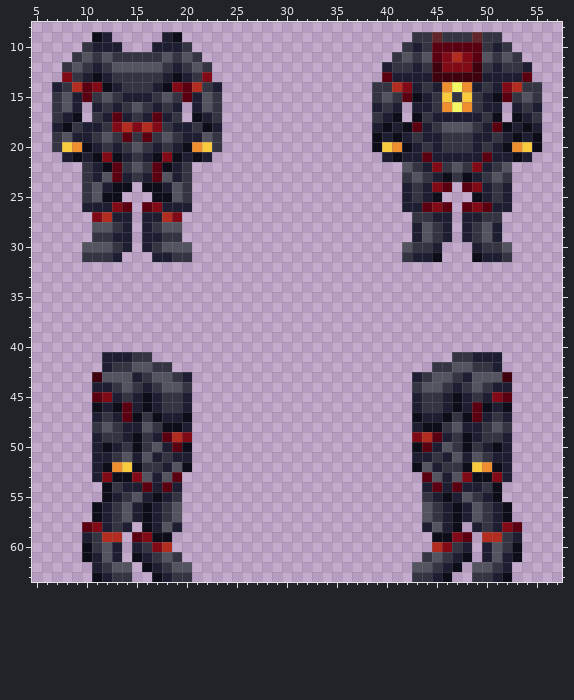
File history of a pixel-art sprite, Resources/Textures/Clothing/OuterClothing/Hardsuits/security.rsi/equipped-OUTERCLOTHING-reptilian.png. The picture above is the old version.
The file is 64x64 pixels. Colours within 5 levels of each other are drawn and written as one. Shown: x 5..57, y 8..63.
And afterwards:
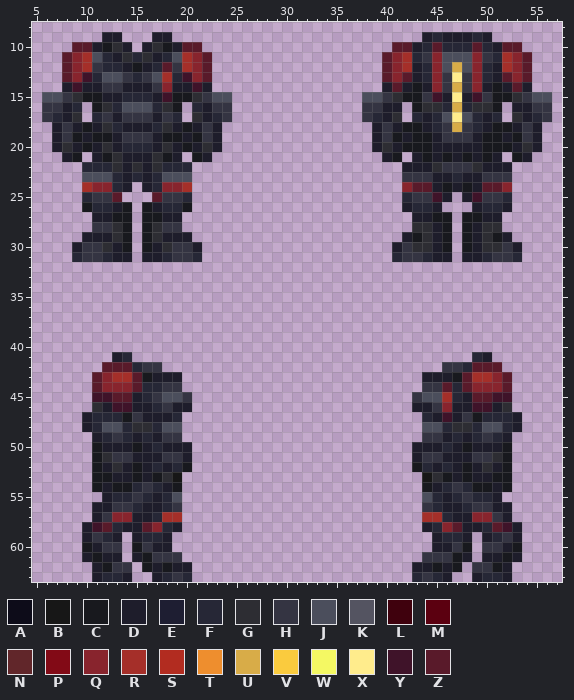
Palette (. is transparent): A #0d0c19  B #171717  C #18191e  D #1e1d2b  E #1e1e32  F #262736  G #2d2d33  H #343442  J #4b4e5c  K #545461  L #3f010d  M #5b0010  N #61262a  P #820a16  Q #88242d  R #a52f29  S #b22c20  T #ee8e2e  U #d8ac48  V #facb3e  W #f4f863  X #ffec8c  Y #3f1329  Z #591a2a
Edits made:
@@ x 5..57 @@
  8 .....................................................
- 9 ......AE.....EA.......................HHNHHHNHH......
-10 .....HEEE...EEEH.....................HEHMMMMMHEH.....
-11 ....HKHKHHHHHKHKH...................HKHKMPSPMKHKH....
-12 ...HKHEHKKKKKHEHKH.................EHHEHLPPPLHEHHE...
-13 ...PHEAEHHHHHEAEHP.................MEEEELLLLLEEEEM...
-14 ..EHSMPAEHHHEAPMSHE...............HHSPEHETWTEHEPSHH..
-15 ..HKEMHKHEEEHKHMEKH...............HKHMAEHVHVHEAMHKH..
-16 ..HKE.EHEHKHEHE.EKH...............EHE.EEHTWTHEE.EHE..
-17 ..HEA.HEMEHEMEH.AEH...............HEA.AHEEEEEHA.AEH..
-18 ..EAHEEHPSPSPHEEHAE...............EAEAMEHKKKHEMAEAE..
-19 ..HKEEHKHMHMHKHEEKH...............AEAEHEEHHHEEHEAEA..
-20 ..HVTAEHEHKHEHEATVH...............AVTAEHEHHHEHEATVA..
-21 ...EAEAPAEHEAPAEAE.................EAEEMEEEEEMEEAE...
-22 .....HEAMHKHMAEH.....................KHEPHKHPEHK.....
-23 .....HEKMEHEMKEH.....................HKHEAHAEHKH.....
-24 .....HKEAA.AAEKH.....................EHEPM.MPEHE.....
-25 .....HKAA...AAKH.....................EHEA...AEHE.....
-26 .....EEEPM.MPEEE.....................EEMPM.MPMEE.....
-27 ......PSEE.EESP.......................HHEE.EEHH......
-28 ......KKHE.EHKK.......................EKHE.EHKE......
-29 ......HHEE.EEHH.......................EKHE.EHKE......
-30 .....KKKHE.EHKKK.....................KHHE...EHHK.....
-31 .....HHHE...EEHH.....................HEEA...AEEH.....
+ 9 .......DD...DD.........................DFDDDFD.......
+10 ....ZZDCGD.DGCDZZ...................ZZDFZFFFZFDZZ....
+11 ...ZQRJFDGFGDFJRQZ.................ZQRFHQJJJQHFRQZ...
+12 ...ZQRHFFDCDFZHRQZ.................ZQRDFQJUJQFDRQZ...
+13 ...ZQYFJJHFHJRFYQZ.................ZQZDFQHXHQFDZQZ...
+14 ...DYDDHHDDDHQDDYD.................DZDCDQHUHQDCDZD...
+15 .JJHGCCDDFFFDYCCGHJJ.............JJHGCCHYDXDYHCCGHJJ.
+16 .HHDF.CGFJJJFGC.FDHH.............HHDD.CGGFUFGGC.DDHH.
+17 .HFDG.FHDHHHDHF.GDFH.............HFDG.FDFJXJFDF.GDFH.
+18 ..DHDCDGFDDDFGDCDHD...............DHDCCDFHUHFDCCDHD..
+19 ..DHCDCCDHHHDCCDCHD...............DHCDCCDHHHDCCDCHD..
+20 ..DGDCDGDFFFDGDCDGD...............DGDCCCDDDDDCCCDGD..
+21 ...DC.DCGDDDGCD.CD.................DC.DCDCDCDCD.CD...
+22 .....FFFGDGDGFFF.....................DDDGHHHGDDD.....
+23 .....JJJFDFDFJJJ.....................HHHDDFDDHHH.....
+24 .....RQQFD.DFQQR.....................QZZDCDCDZZQ.....
+25 .....FHHZ...ZHHF.....................FHHYD.DYHHF.....
+26 .....CFFDC.CDFFC.....................DFFD...DFFD.....
+27 ......DDCC.CCDD.......................DDCC.CCDD......
+28 ......HHGC.CGHH.......................GGDC.CDGG......
+29 .....DDDGC.CGDDD.....................DCGDC.CDGCD.....
+30 ....DHHGDC.CDGHHD...................DHGGDC.CDGGHD....
+31 ....FHHFDD.DDFHHF...................FHHFDD.DDFHHF....
 32 .....................................................
@@ x 5..57 @@
 40 .....................................................
-41 .......EEEHH..............................HHEEE......
-42 .......EHHKKHH..........................HHKKHHE......
-43 ......LKKKEHKKHE......................EHKKHEKKKL.....
-44 ......EEHKHEHKKH......................HKKHEHKHEE.....
-45 ......MPEHEAEHHE......................EHHEAEHEPM.....
-46 ......AEAMEAEHHE......................EHHEAEMAEA.....
-47 ......EHEMAHAEEA......................AEEAHAMEHE.....
-48 ......HKHEEKHAAE......................EAAHKEEHKH.....
-49 ......EHHEAHEMSP......................PSMEHAEHHE.....
-50 ......EAEHAHKEMA......................AMEKHAHEAE.....
-51 ......EEHKEKEHEE......................EEHEKEKHEE.....
-52 ......EATVAHHEKA......................AKEHHAVTAE.....
-53 ......EPAAPKEKM........................MKEKPAAPE.....
-54 .......AHEEMEME........................EMEMEEHA......
-55 .......AEHKEAEH........................HEAEKHEA......
-56 ......AEHKEAEHK........................KHEAEKHEA.....
-57 ......AEHKEAEHK........................KHEAEKHEA.....
-58 .....MPEHE.AEKE........................EKEA.EHEPM....
-59 .....EHSS.MPAA..........................AAPM.SSHE....
-60 .....AHKE.EHPS..........................SPHE.EKHA....
-61 .....AEKE.AEHKH........................HKHEA.EKEA....
-62 ......EHKK.AEHKK......................KKHEA.KKHE.....
-63 ......AEHH..AEHH......................HHEA..HHEA.....
+41 ........DF..................................FD.......
+42 .......ZZZFHH............................HHFZZZ......
+43 ......ZQRRZCDDD........................DDDCZRRQZ.....
+44 ......ZQQQZFFHH........................HHZFZQQQZ.....
+45 ......YYZZDFHJJH......................HJJRFDZZYY.....
+46 ......GDYYDDFHDD......................DDHQDDYYDG.....
+47 .....DFFFCHDDDF........................FDYDHCFFFD....
+48 .....DFJJFGGFJJ........................JJFGGFJJFD....
+49 ......DFHFDFDHH........................HHDFDFHFD.....
+50 ......CDDDCDFDDD......................DDDFDCDDDC.....
+51 ......CGHHDDDHHD......................DHHDDDHHGC.....
+52 ......CDGDCDFDFC......................CFDFDCDGDC.....
+53 ......CCDDCDCGB........................BGCDCDDCC.....
+54 ......CDCCFHFDC........................CDFHFCCDC.....
+55 .......DFFHFDFJ........................JFDFHFFD......
+56 ......DDHHFDDFH........................HFDDFHHDD.....
+57 ......DHQQDDFRR........................RRFDDQQHD.....
+58 .....DYZFDDZQFD........................DFQZDDFZYD....
+59 .....DHFD.DFFD..........................DFFD.DFHD....
+60 .....CDHH.CHDD..........................DDHC.HHDC....
+61 .....DCDD.DCHHH........................HHHCD.DDCD....
+62 ......DCHH.CDCDD......................DDCDC.HHCD.....
+63 ......DFFD..DFHF......................FHFD..DFFD.....
Changed places in both pictures, as pixel boxes (x1, y1, x2, y2):
changed: (42, 32, 232, 262)
changed: (362, 32, 552, 262)
changed: (82, 352, 192, 582)
changed: (412, 352, 522, 582)
